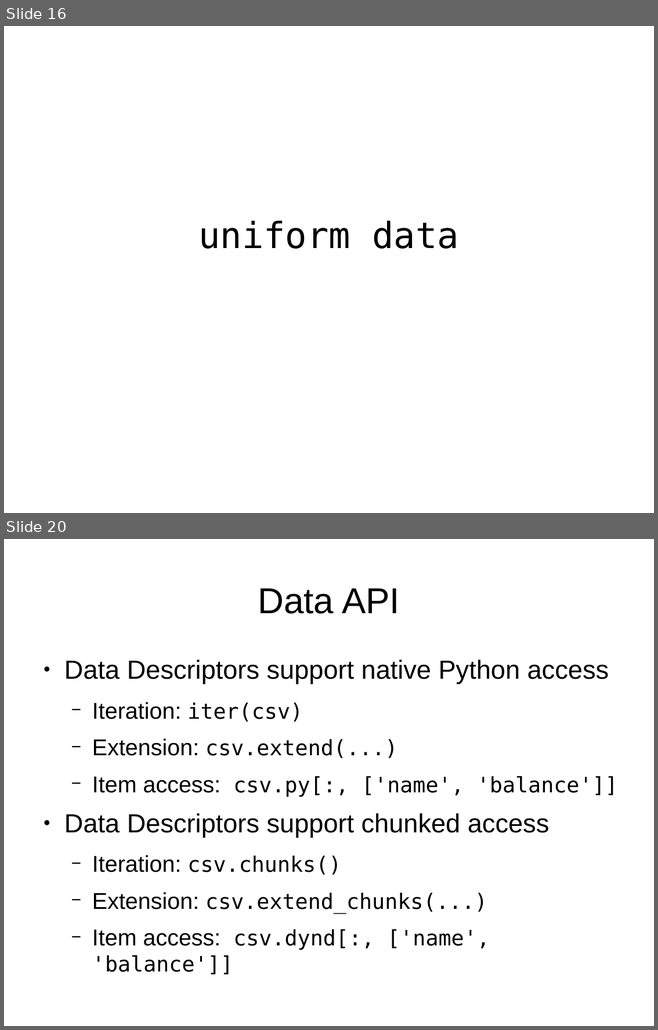
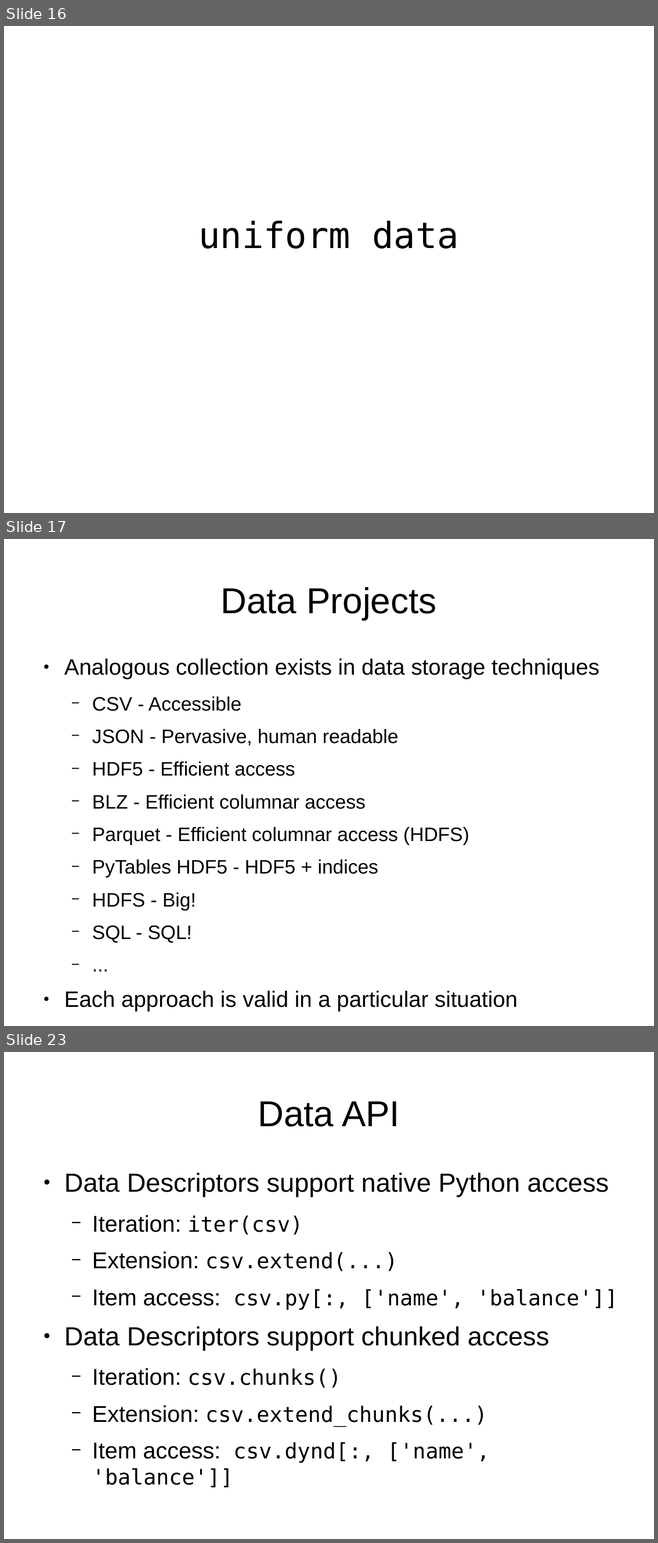
Before and after one commit to mrocklin/blaze-scipy-2014, a slide deck: SciPy2014Blaze.odp. Shown one above the other, each under a label of ours: slides 16 and 20 before the commit, slides 16, 17 and 23 after it; the slides between them are not shown. The pictures are 658x1030 and 658x1543 pixels, drawn with LibreOffice and Linux fonts; fonts in the diff are those of the drawing; background and template pictures are left out. Boxes give left, top, right and bottom in pixels: in the first picture for what was removed or moved away, otherwise in the second. Text is boxed around its words. In the diff, an @@ line names an element or a change of style, - is before the commit and + after.

```diff
--- a/SciPy2014Blaze.odp
+++ b/SciPy2014Blaze.odp
@@ slide 17 added at <box>4,539,654,1026</box>, background picture (left out) @@
@@ title added at <box>220,587,437,620</box>, 44 pt, text #000000 @@
+Data Projects
@@ text added at <box>64,658,599,1012</box>, 23.8 pt, text #000000 @@
+● Analogous collection exists in data storage techniques
+  − CSV - Accessible
+  − JSON - Pervasive, human readable
+  − HDF5 - Efficient access
+  − BLZ - Efficient columnar access
+  − Parquet - Efficient columnar access (HDFS)
+  − PyTables HDF5 - HDF5 + indices
+  − HDFS - Big!
+  − SQL - SQL!
+  − ...
+● Each approach is valid in a particular situation
@@ what was slide 20 is now slide 23 @@
```
Also in this commit, not shown: 8 slides changed, 2 other slides added.
